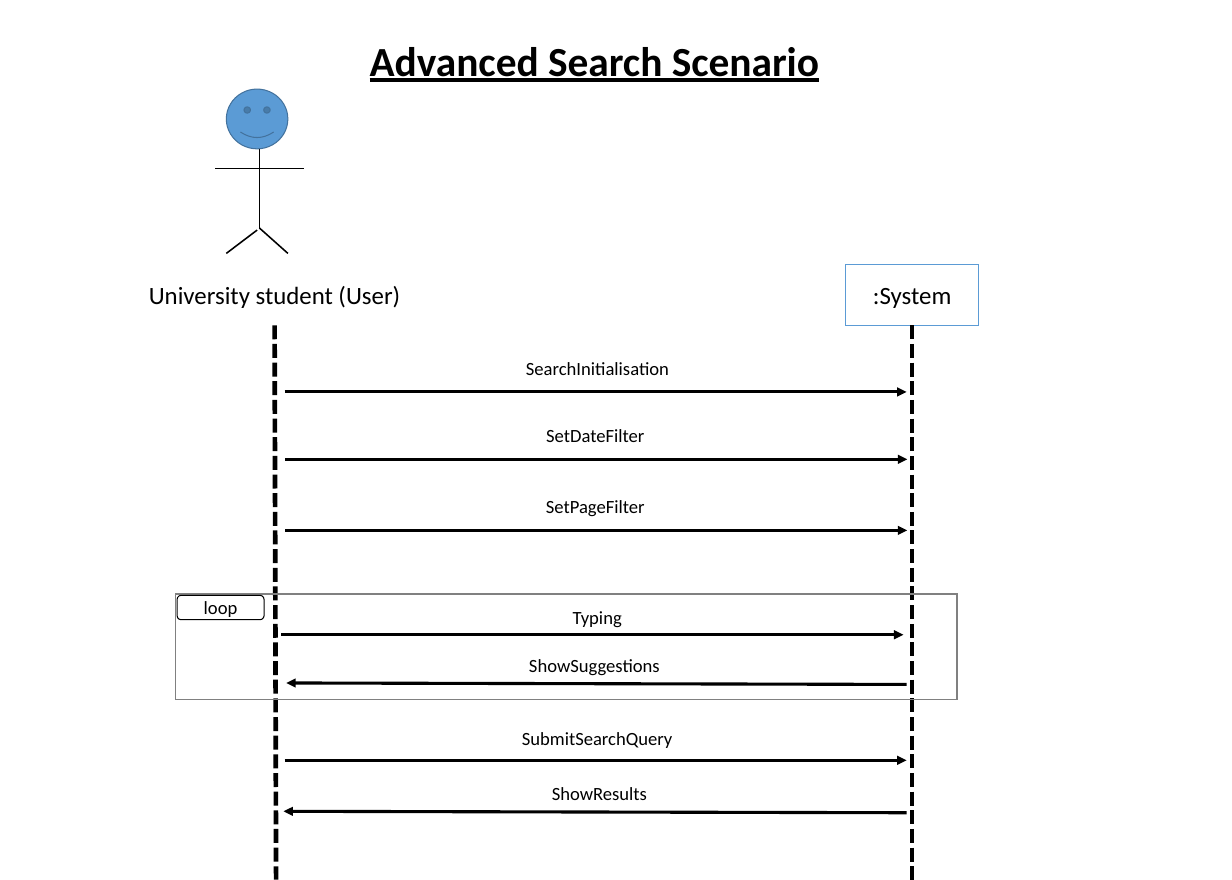
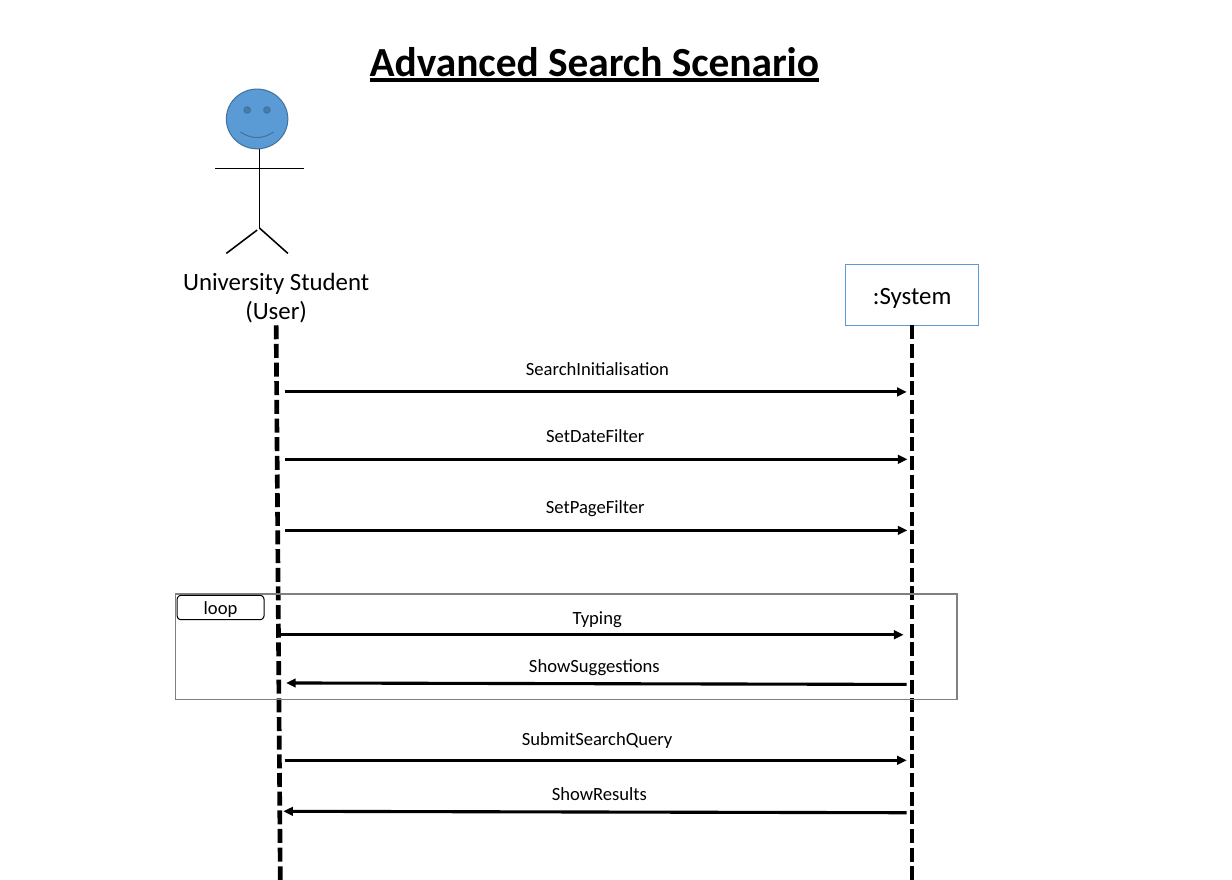
Before and after one commit to rst0git/LACR-Demo, a slide deck: slide 1 of coursework/Diagrams/Sequence-Diagram---Advanced-Search/Advanced_Search-System_Sequence_Diagram.pptx. Drawn at 1232x880 pixels with LibreOffice and Linux fonts; fonts in the diff are those of the drawing. Boxes give left, top, right and bottom in pixels: in the first picture for what was removed or moved away, otherwise in the second. Text is boxed around its words. In the diff, an @@ line names an element or a change of style, - is before the commit and + after.

Commit message:
Add files via upload
Update Adv. Search Diagram

```diff
--- a/coursework/Diagrams/Sequence-Diagram---Advanced-Search/Advanced_Search-System_Sequence_Diagram.pptx
+++ b/coursework/Diagrams/Sequence-Diagram---Advanced-Search/Advanced_Search-System_Sequence_Diagram.pptx
@@ text at [183,272,369,323]: text changed @@
-University student (User)
+University Student (User)
@@ line moved from (275, 326) - (277, 879) to (277, 326) - (280, 880) @@
```
Also in this commit, not shown: 1 other file.
